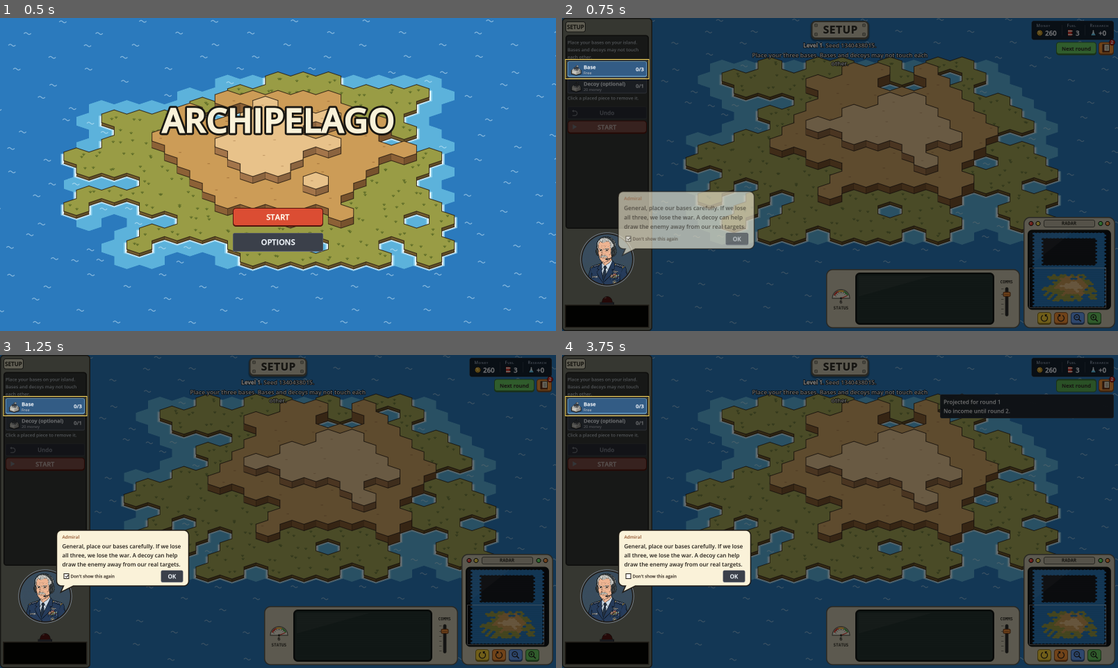
Above: before the commit, frames 1-4 (two rows, left to right).
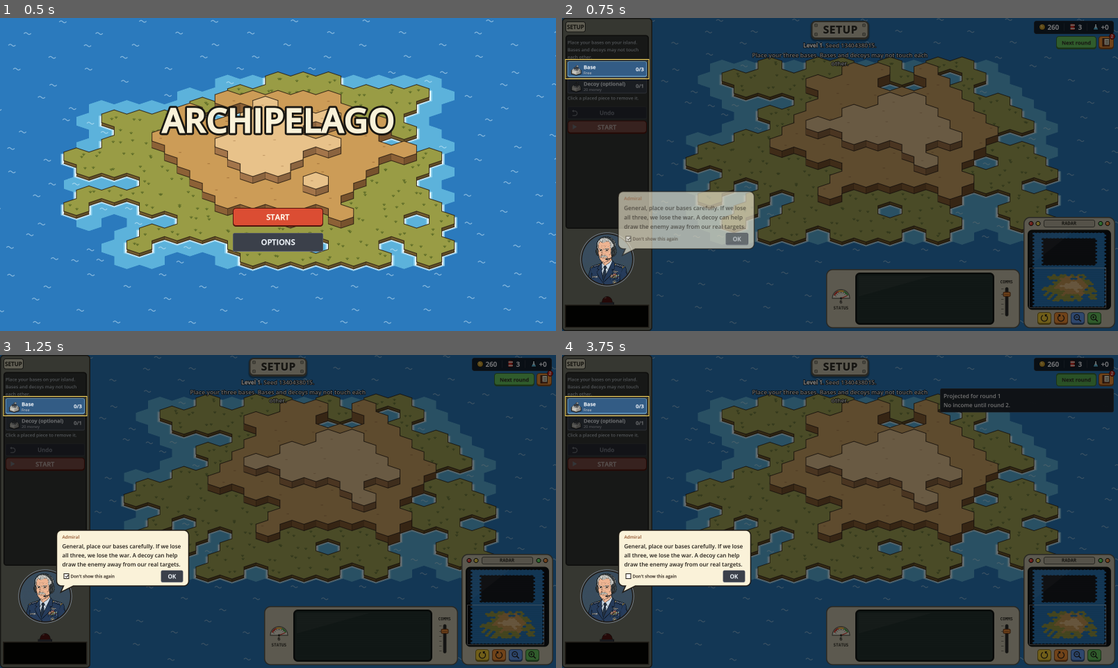
Above: after the commit, the same moments.

Repository: abeuscher/archipelago-game
Game: Godot game, scene res://game/title.tscn
Same seed, same stepped clock (60 frames per second), same inputs: the game is played once before the commit and once after it.
Inputs:
- Up to frame 1 (0.5 s): no input
- Up to frame 2 (0.75 s): click "START" at 0.5 s
- Up to frame 3 (1.25 s): no input
- Up to frame 4 (3.75 s): click "Don't show this again" at 1.25 s; click "Don't show this again" at 2 s; click "Don't show this again" at 2.75 s; click "Next round" at 3.5 s

Frame 1 is identical in both runs. In frame 2, 0.8% of the frame differs, in the area x 84-100%, y 0-12%; in frame 3, 0.8%; in frame 4, 2.2%, in the area x 68-100%, y 0-21%.

Commit message:
Resources: icons and values only; tooltips just name them
Co-Authored-By: Claude Opus 5.5 <noreply@anthropic.com>

Diff:
--- a/game/hud.gd
+++ b/game/hud.gd
@@ -514,7 +514,6 @@
 	_money_val.text = str(money)
 	_money_next.visible = money_next >= 0
 	_money_next.text = "(+%d)" % maxi(money_next, 0)
-	_money_next.tooltip_text = "Next round: %d" % (money + maxi(money_next, 0))
 	_fuel_val.text = str(fuel)
 	_research_val.text = "+%d" % research
 
@@ -545,13 +544,12 @@
 
 # --- Resource panel --------------------------------------------------------
 
-const RES_CAPTION := Color(0.62, 0.68, 0.76)
 const RES_VALUE := Color(0.97, 0.98, 1.0)
 const RES_NEXT := Color(0.55, 0.85, 0.55)
 
 
-## A compact strip: three stats, each a small-caps caption over a bold
-## value with its icon (coin, barrel, beaker), split by dividers.
+## A compact strip: three stats, each an icon (coin, barrel, flask) and a
+## bold value, split by dividers.
 func _build_resources() -> Control:
 	var panel := PanelContainer.new()
 	panel.size_flags_horizontal = Control.SIZE_SHRINK_END
@@ -568,7 +566,7 @@
 	var row := HBoxContainer.new()
 	row.add_theme_constant_override("separation", 14)
 	panel.add_child(row)
-	var money := _stat(row, "Money", "money", "Money to build and repair with. Next round's income is in brackets.")
+	var money := _stat(row, "Money", "money")
 	_money_val = money[0]
 	_money_next = Label.new()
 	_money_next.add_theme_font_size_override("font_size", 13)
@@ -577,33 +575,20 @@
 	_money_next.mouse_filter = Control.MOUSE_FILTER_PASS
 	money[1].add_child(_money_next)
 	row.add_child(_divider())
-	_fuel_val = _stat(row, "Fuel", "fuel", "Fuel launches missiles.")[0]
+	_fuel_val = _stat(row, "Fuel", "fuel")[0]
 	row.add_child(_divider())
-	_research_val = _stat(row, "Research", "research", "Research points your labs make each round.")[0]
+	_research_val = _stat(row, "Research", "research")[0]
 	return panel
 
 
-## Adds one stat block; returns [value label, value row].
-func _stat(parent: Control, caption: String, key: String, tip: String) -> Array:
-	var box := VBoxContainer.new()
-	box.add_theme_constant_override("separation", 0)
-	box.tooltip_text = tip
-	box.mouse_filter = Control.MOUSE_FILTER_PASS
-	parent.add_child(box)
-	var cap := RichTextLabel.new()
-	cap.bbcode_enabled = true
-	cap.fit_content = true
-	cap.scroll_active = false
-	cap.autowrap_mode = TextServer.AUTOWRAP_OFF
-	cap.mouse_filter = Control.MOUSE_FILTER_PASS
-	cap.add_theme_color_override("default_color", RES_CAPTION)
-	cap.add_theme_font_override("normal_font", tracked_font(1))
-	cap.text = small_caps(caption, 12, 9)
-	box.add_child(cap)
+## Adds one stat: its icon and value, named only in the tooltip. Returns
+## [value label, value row].
+func _stat(parent: Control, caption: String, key: String) -> Array:
 	var vrow := HBoxContainer.new()
 	vrow.add_theme_constant_override("separation", 5)
-	vrow.mouse_filter = Control.MOUSE_FILTER_PASS
-	box.add_child(vrow)
+	vrow.tooltip_text = caption
+	vrow.mouse_filter = Control.MOUSE_FILTER_STOP
+	parent.add_child(vrow)
 	vrow.add_child(ResourceIcon.new(key))
 	var val := Label.new()
 	val.add_theme_font_override("font", bold_font())
@@ -617,7 +602,7 @@
 static func _divider() -> Control:
 	var d := ColorRect.new()
 	d.color = Color(0.25, 0.29, 0.34)
-	d.custom_minimum_size = Vector2(1, 30)
+	d.custom_minimum_size = Vector2(1, 22)
 	d.size_flags_vertical = Control.SIZE_SHRINK_CENTER
 	d.mouse_filter = Control.MOUSE_FILTER_IGNORE
 	return d
